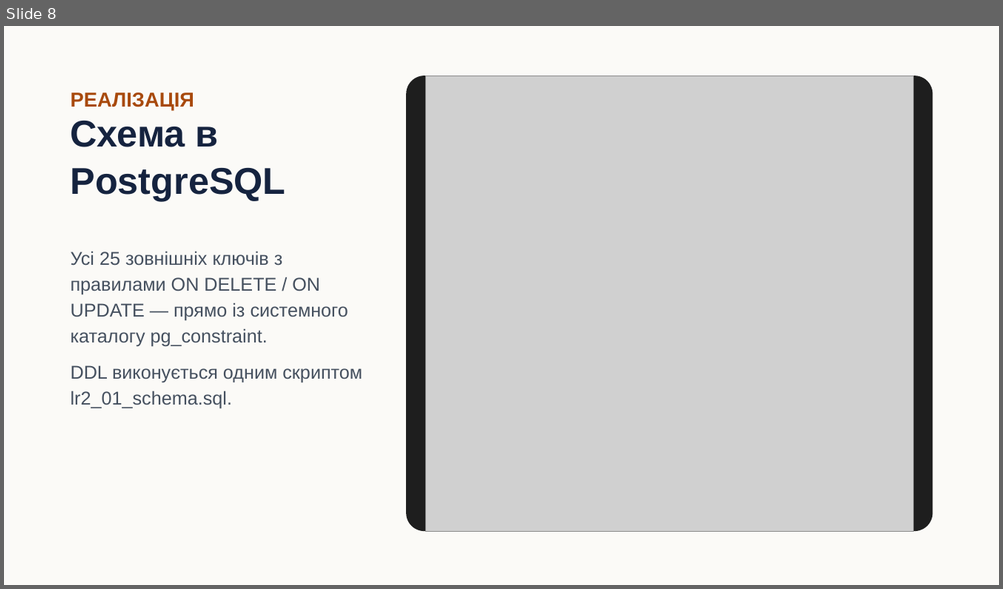
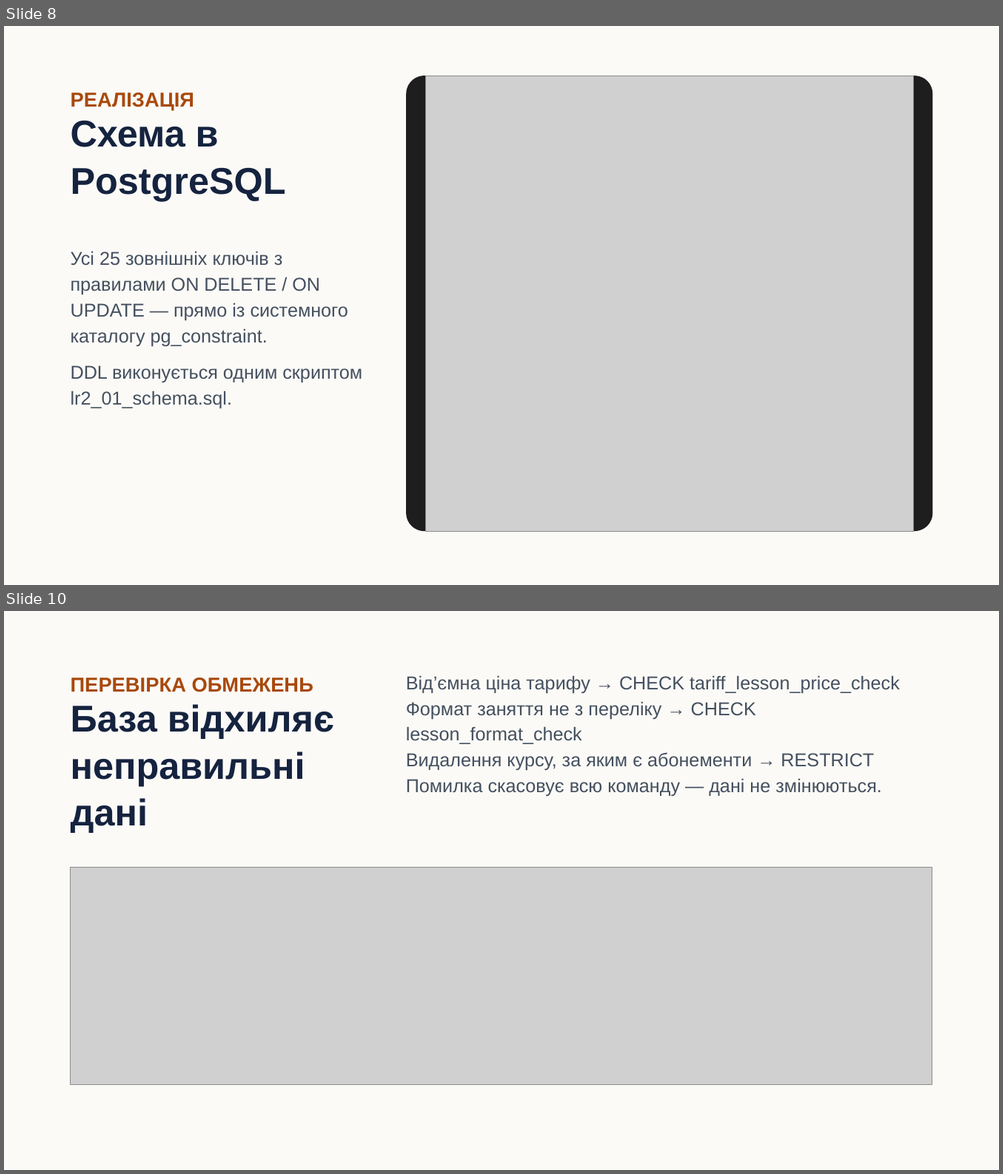
Before and after one commit to ut2ucn-dev/ut2ucn-dev.github.io, a slide deck: docs/db-labs/Презентація_ЛР2.pptx. Shown one above the other, each under a label of ours: slide 8 before the commit, slides 8 and 10 after it; the slides between them are not shown. The pictures are 1003x589 and 1003x1174 pixels, drawn with LibreOffice and Linux fonts; fonts in the diff are those of the drawing; grey boxes stand for pictures. Boxes give left, top, right and bottom in pixels: in the first picture for what was removed or moved away, otherwise in the second. Text is boxed around its words. In the diff, an @@ line names an element or a change of style, - is before the commit and + after.

```diff
--- a/docs/db-labs/Презентація_ЛР2.pptx
+++ b/docs/db-labs/Презентація_ЛР2.pptx
@@ slide 10 added at [4,611,999,1170], background #FBFAF7 @@
@@ text added at [406,675,899,796], 18 pt, text #45505F @@
+Від’ємна ціна тарифу → CHECK tariff_lesson_price_check
+Формат заняття не з переліку → CHECK lesson_format_check
+Видалення курсу, за яким є абонементи → RESTRICT
+Помилка скасовує всю команду — дані не змінюються.
@@ text added at [71,678,313,692], 19.5 pt, text #A8490C, bold @@
+ПЕРЕВІРКА ОБМЕЖЕНЬ
@@ text added at [71,704,334,833], 36 pt, text #15233F, bold @@
+База відхиляє неправильні дані
@@ picture added at [71,868,932,1085] @@
```
Also in this commit, not shown: 7 slides changed, 1 other slide added, 1 slide removed, 5 other files.
